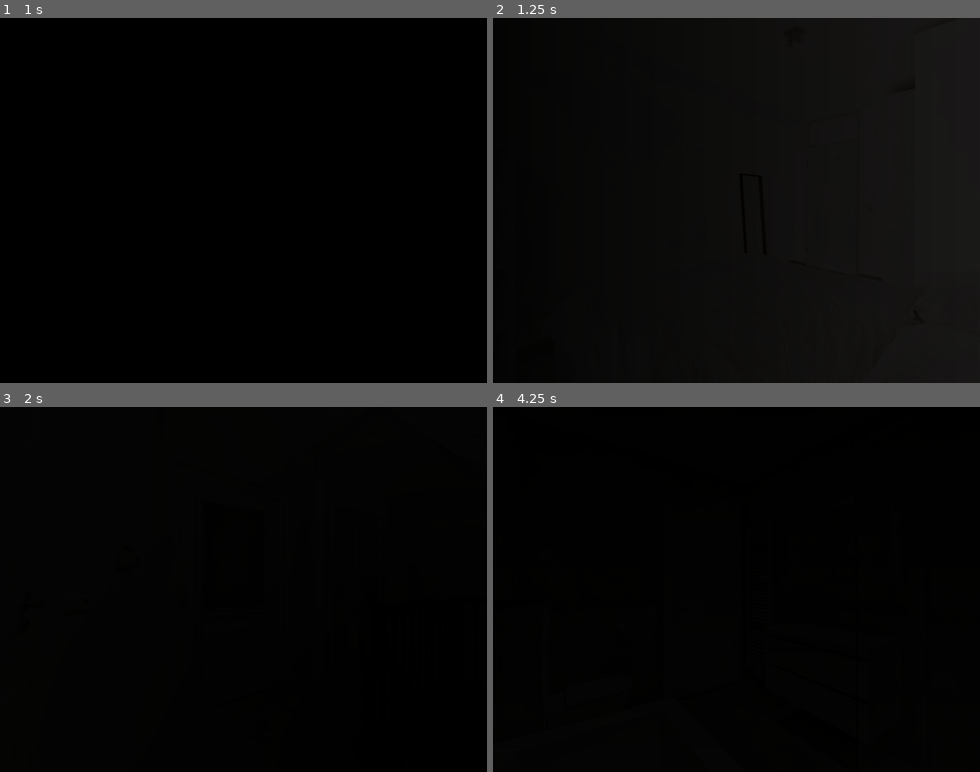
Above: before the commit, frames 1-4 (two rows, left to right).
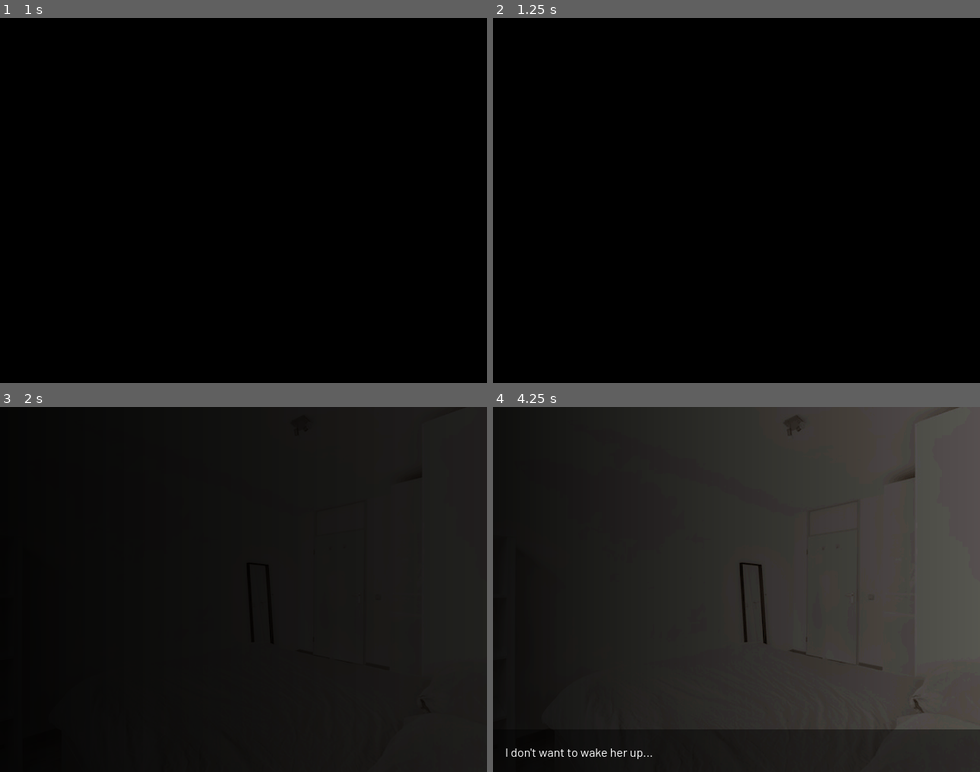
Above: after the commit, the same moments.

Repository: FlamingHerb/obsessed
Game: Godot game, scene res://scenes/title_scene.tscn
Same seed, same stepped clock (60 frames per second), same inputs: the game is played once before the commit and once after it.
Inputs (mouse positions are in pixels of both pictures, inside the frame that each line leads up to):
- Up to frame 1 (1 s): click "New Game" at 0.5 s
- Up to frame 2 (1.25 s): no input
- Up to frame 3 (2 s): tap Enter at 1.25 s; move the mouse to (350, 571) at 1.27 s; click (350, 571) at 1.42 s
- Up to frame 4 (4.25 s): move the mouse to (639, 607) at 2.02 s; click (639, 607) at 2.17 s; tap Space at 2.75 s; move the mouse to (785, 509) at 2.77 s; click (785, 509) at 2.92 s; tap Enter at 3.5 s; move the mouse to (712, 662) at 3.52 s; click (712, 662) at 3.67 s

Frame 1 is identical in both runs. In frame 2, 3.6% of the frame differs, in the area x 86-100%, y 0-91%; in frame 3, 20%; in frame 4, 77%, in the area x 2-100%, y 0-100%.

Commit message:
refactor(fade): change map fade to a texture instead

Diff:
--- a/scenes/main_game_frame.tscn
+++ b/scenes/main_game_frame.tscn
@@ -16,6 +16,42 @@
 [ext_resource type="PackedScene" uid="uid://c5m4nj23k5k4l" path="res://scenes/areas/living_room.tscn" id="14_633l6"]
 [ext_resource type="PackedScene" uid="uid://usdfvojjhy2x" path="res://scenes/gab_window.tscn" id="15_dq1ta"]
 
+[sub_resource type="Animation" id="Animation_56g8q"]
+length = 0.001
+tracks/0/type = "value"
+tracks/0/imported = false
+tracks/0/enabled = true
+tracks/0/path = NodePath("Transition:color")
+tracks/0/interp = 1
+tracks/0/loop_wrap = true
+tracks/0/keys = {
+"times": PackedFloat32Array(0),
+"transitions": PackedFloat32Array(1),
+"update": 0,
+"values": [Color(0, 0, 0, 0)]
+}
+
+[sub_resource type="Animation" id="Animation_dq1ta"]
+resource_name = "fade_to_black"
+tracks/0/type = "value"
+tracks/0/imported = false
+tracks/0/enabled = true
+tracks/0/path = NodePath("Transition:color")
+tracks/0/interp = 1
+tracks/0/loop_wrap = true
+tracks/0/keys = {
+"times": PackedFloat32Array(0, 1),
+"transitions": PackedFloat32Array(1, 1),
+"update": 0,
+"values": [Color(0, 0, 0, 0), Color(0, 0, 0, 1)]
+}
+
+[sub_resource type="AnimationLibrary" id="AnimationLibrary_56g8q"]
+_data = {
+&"RESET": SubResource("Animation_56g8q"),
+&"fade_to_black": SubResource("Animation_dq1ta")
+}
+
 [node name="MainGameFrame" type="Node" unique_id=1044994733 node_paths=PackedStringArray("starting_scene")]
 script = ExtResource("1_3u0ws")
 starting_scene = NodePath("GameMap/Bedroom")
@@ -30,6 +66,15 @@
 color = Color(0, 0, 0, 1)
 
 [node name="GameArea" type="Node2D" parent="." unique_id=334518458]
+
+[node name="Transition" type="ColorRect" parent="." unique_id=30006257]
+anchors_preset = 15
+anchor_right = 1.0
+anchor_bottom = 1.0
+grow_horizontal = 2
+grow_vertical = 2
+mouse_filter = 2
+color = Color(0, 0, 0, 0)
 
 [node name="PauseMenu" parent="." unique_id=342466922 instance=ExtResource("2_vtjbl")]
 visible = false
@@ -149,5 +194,6 @@
 game_map = NodePath("../GameMap")
 
 [node name="AnimationPlayer" type="AnimationPlayer" parent="." unique_id=1074598446]
+libraries/ = SubResource("AnimationLibrary_56g8q")
 
 [node name="GabWindow" parent="." unique_id=37712166 instance=ExtResource("15_dq1ta")]
--- a/scripts/main_game_frame.gd
+++ b/scripts/main_game_frame.gd
@@ -19,6 +19,7 @@
 @onready var game_map: GameMap = $GameMap
 @onready var animation_player: AnimationPlayer = $AnimationPlayer
 @onready var gab_window: GabWindow = $GabWindow
+@onready var transition_black: ColorRect = $Transition
 
 #endregion
 
@@ -77,7 +78,7 @@
 	# Before naming it...!
 	current_area_name = current_scene.name
 	#current_scene.name = "GameArea"
-	current_scene.modulate = Color.BLACK
+	#current_scene.modulate = Color.BLACK
 
 	# New scene must always be the second one.
 	move_child(current_scene, 1)
@@ -90,18 +91,22 @@
 #region Custom function
 
 func _fade_out_from_scene(new_area: Node2D) -> void:
+	animation_player.play("fade_to_black")
+	await animation_player.animation_finished
 	# Make tween for fade out
-	var tween = create_tween().set_parallel(true)
-	tween.set_ease(Tween.EASE_IN_OUT)
-	tween.tween_property(new_area, "modulate", Color.BLACK, 0.5)
-	await tween.finished
+	#var tween = create_tween().set_parallel(true)
+	#tween.set_ease(Tween.EASE_IN_OUT)
+	#tween.tween_property(new_area, "modulate", Color.BLACK, 0.5)
+	#await tween.finished
 
 func _fade_in_to_scene(new_area: Node2D) -> void:
+	animation_player.play_backwards("fade_to_black")
+	await animation_player.animation_finished
 		# Then fade in again.
-	var new_tween = create_tween().set_parallel(true)
-	new_tween.set_ease(Tween.EASE_IN_OUT)
-	new_tween.tween_property(new_area, "modulate", Color.WHITE, 0.5)
-	await new_tween.finished
+	#var new_tween = create_tween().set_parallel(true)
+	#new_tween.set_ease(Tween.EASE_IN_OUT)
+	#new_tween.tween_property(new_area, "modulate", Color.WHITE, 0.5)
+	#await new_tween.finished
 
 ## INFO: Does not account for POVSwitch, Camera and MapTravel
 func _any_menu_opened(node: Control) -> void:
